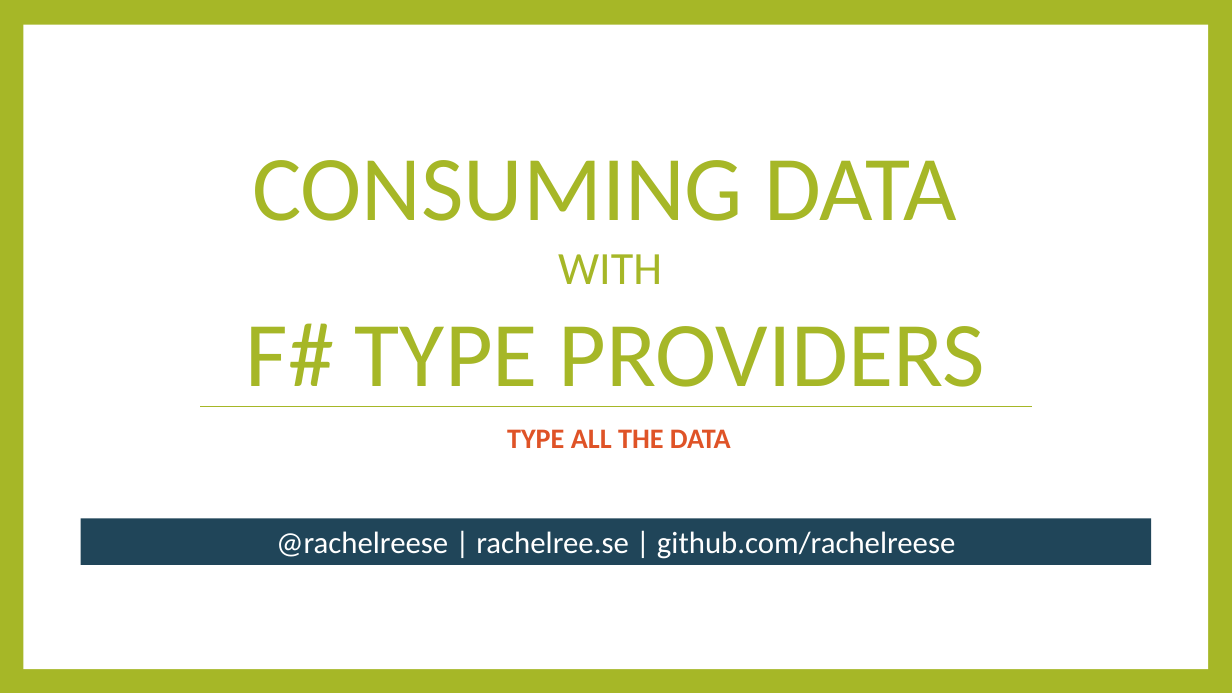
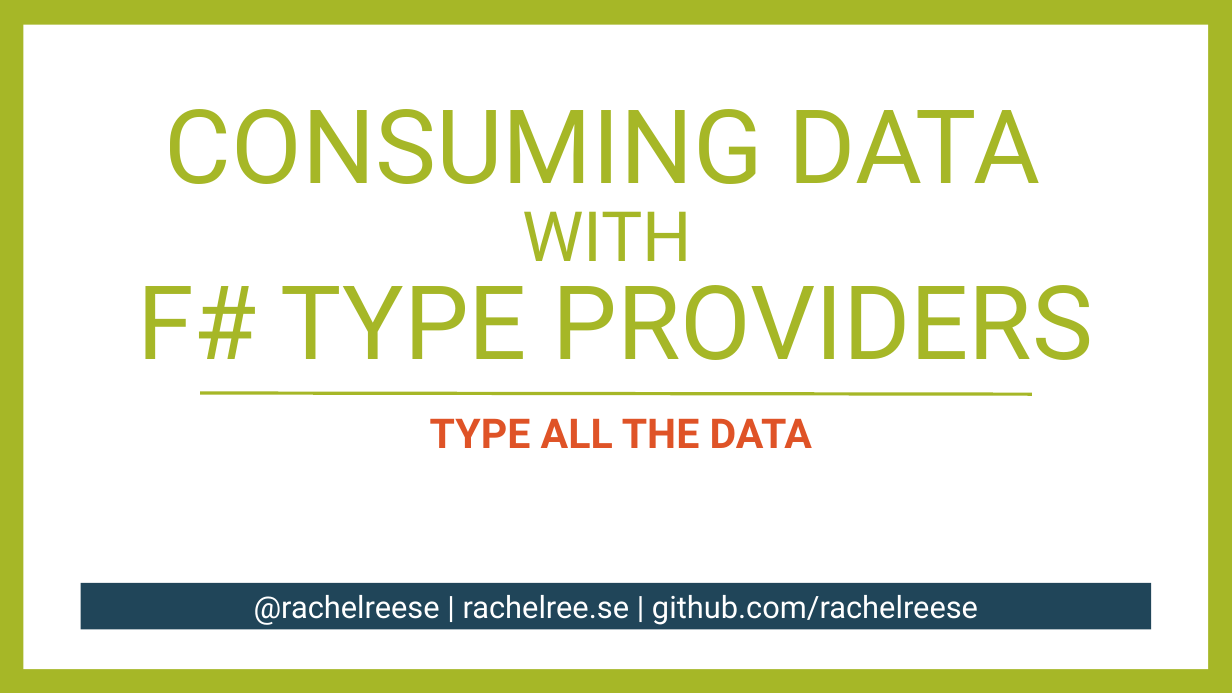
Before and after one commit to rachelblasucci/Current-Talks, a slide deck: slide 1 of Type Providers/Type Providers.pptx. Drawn at 1232x693 pixels with LibreOffice and Linux fonts; fonts in the diff are those of the drawing. Boxes give left, top, right and bottom in pixels: in the first picture for what was removed or moved away, otherwise in the second. Text is boxed around its words. In the diff, an @@ line names an element or a change of style, - is before the commit and + after.

```diff
--- a/Type Providers/Type Providers.pptx
+++ b/Type Providers/Type Providers.pptx
@@ title "CONSUMING DATA WITH F# TYPE ...": place and size @@
-title "CONSUMING DATA WITH F# TYPE ..." at (246, 160, 985, 407)
+title "CONSUMING DATA WITH F# TYPE ..." at (112, 89, 1119, 384)
@@ title "CONSUMING DATA WITH F# TYPE ..." at (112, 89, 1119, 384): size 72 to 80 pt in "CONSUMING DATA F# TYPE PROVIDERS"; size 36 to 54 pt in "WITH"; font Calibri to Roboto; line spacing 1 to 0.85; vertical alignment middle to bottom; fill none to #FFFFFF; outline none to #FFFFFF 5 pt @@
@@ subtitle "TYPE ALL THE DATA": place and size @@
-subtitle "TYPE ALL THE DATA" at (507, 429, 731, 448)
+subtitle "TYPE ALL THE DATA" at (430, 418, 812, 448)
@@ subtitle "TYPE ALL THE DATA" at (430, 418, 812, 448): size 22 to 32 pt, font Calibri to Roboto; line spacing 0.9 to 0.8 @@
@@ line moved from (201, 407) - (1031, 407) to (200, 393) - (1031, 395) @@
@@ line (200, 393) - (1031, 395): stroke #A6B727 0.79 pt to #A6B727 2.5 pt @@
@@ rectangle "@rachelreese | rachelree.se | github.com/rachelreese": place and size @@
-rectangle "@rachelreese | rachelree.se | github.com/rachelreese" at (80, 518, 1151, 565)
+rectangle "@rachelreese | rachelree.se | github.com/rachelreese" at (80, 583, 1151, 629)
@@ rectangle "@rachelreese | rachelree.se | github.com/rachelreese" at (80, 583, 1151, 629): font Calibri to Roboto @@
```
Also in this commit, not shown: 12 other slides changed, 2 slides added, 4 other files.
